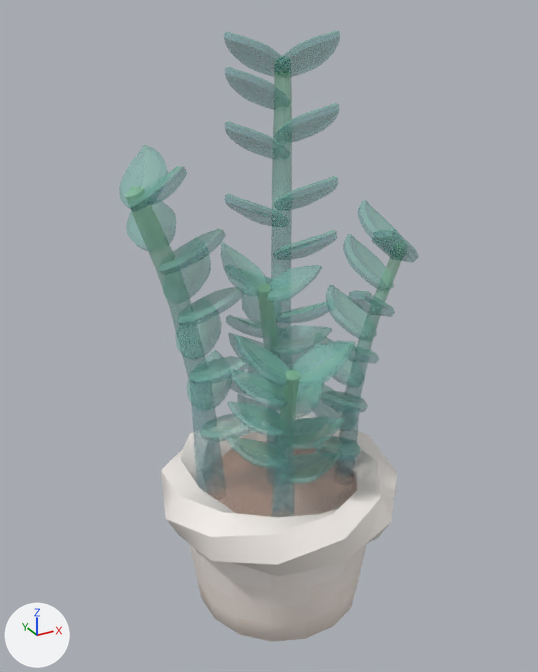
What one commit did to the FBX model Assets/Models/Tiny Treats plants/zzplant_plant_large_potted.fbx.
Both versions are drawn from a 50 mm lens placed at (-1.93, -3.38, 3.54), pointed at (0.0, 0.12, 1.79). The axes (+X, +Y, +Z) are drawn at lower left. The lights are the same throughout. Objects named as collision shapes, trigger or cutter boxes, shadow casters or lower levels of detail are left out. Where no turn or scale is listed for an object, it has been applied to the vertices.

In view in the first picture: 'zzplant_plant_large_potted'.
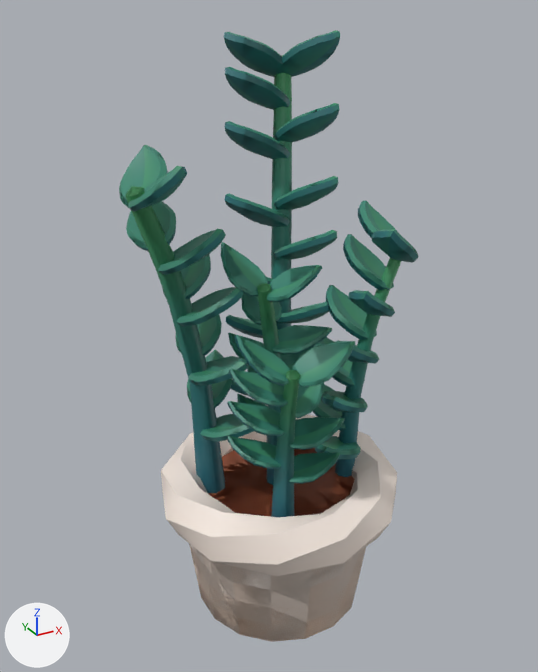
Location of each change, [x1, y1, x2, y2] in pixels of the pictures (538 x 672 px):
'zzplant_plant_large_potted', surface changed
    both: [119, 30, 419, 642]
'zzplant_plant_large_potted_LOD1', added
    after: [119, 31, 417, 642]

Patch to the scene script:
```diff
--- a/Assets/Models/Tiny Treats plants/zzplant_plant_large_potted.fbx.py
+++ b/Assets/Models/Tiny Treats plants/zzplant_plant_large_potted.fbx.py
@@ img_tiny_treats_texture_1_png @@
-img_tiny_treats_texture_1_png = load_image('tiny_treats_texture_1.png', 'tiny_treats_texture_1.png', 1024, 1024, 'Non-Color')
+img_tiny_treats_texture_1_png = load_image('tiny_treats_texture_1.png', 'tiny_treats_texture_1.png', 1024, 1024, 'sRGB')
@@ mat_tiny_treats_1 @@
 n0 = _N.new('ShaderNodeBsdfPrincipled'); n0.name = 'Principled BSDF'
 n2 = _N.new('ShaderNodeTexImage'); n2.name = 'Image Texture'
 n2.image = img_tiny_treats_texture_1_png
-n3 = _N.new('ShaderNodeTexImage'); n3.name = 'Image Texture.001'
-n3.image = img_tiny_treats_texture_1_png
 _L.new(n2.outputs[0], n0.inputs[0])  # 'Color' to 'Base Color'
-_L.new(n3.outputs[0], n0.inputs[4])  # 'Color' to 'Alpha'
 _L.new(n0.outputs[0], n1.inputs[0])  # 'BSDF' to 'Surface'
+_L.new(n2.outputs[1], n0.inputs[4])  # 'Alpha' to 'Alpha'
@@ me_zzplant_plant_large_potted_001 @@
+me_zzplant_plant_large_potted_001.from_pydata(...)  # 3385 vertices, 3796 faces; spans x -0.8..0.78, y -0.73..0.91, z 0.0..3.42
+me_zzplant_plant_large_potted_001.materials.append(mat_tiny_treats_1)  # picture img_tiny_treats_texture_1_png
@@ ob_zzplant_plant_large_potted_lod1 @@
+ob_zzplant_plant_large_potted_lod1 = bpy.data.objects.new('zzplant_plant_large_potted_LOD1', me_zzplant_plant_large_potted_001)
+ob_zzplant_plant_large_potted_lod1.location = (0.0, 0.0, 0.0)
```
